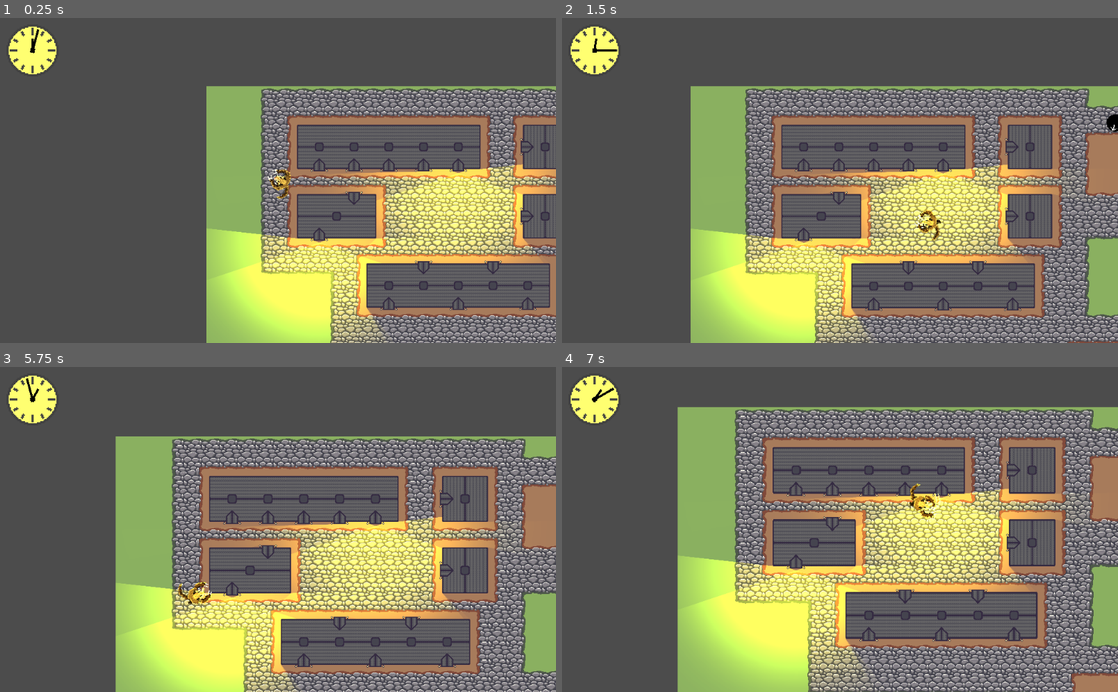
Above: before the commit, frames 1-4 (two rows, left to right).
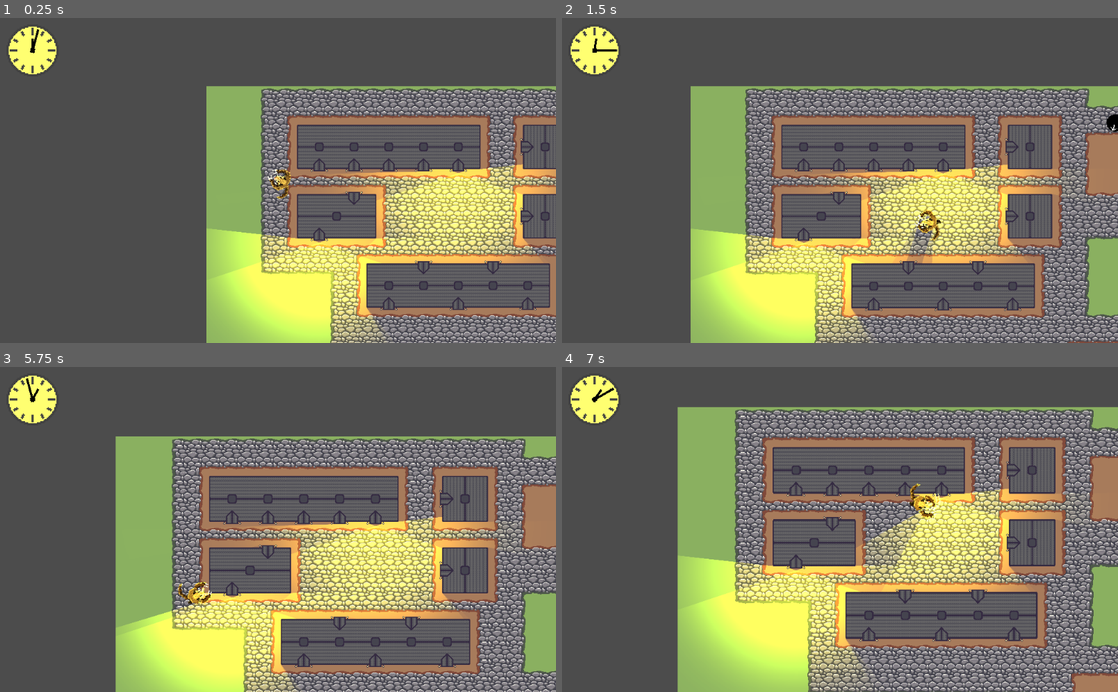
Above: after the commit, the same moments.

Repository: marc-hugh-tom/game-off-2020
Game: Godot game, scene res://nodes/PlayState.tscn
Two runs of this game, one before a commit and one after it. Both use one fixed random seed, a clock stepped at 60 frames per second and the inputs below.
Inputs (mouse positions are in pixels of both pictures, inside the frame that each line leads up to):
- Up to frame 1 (0.25 s): no input
- Up to frame 2 (1.5 s): move the mouse to (962, 164) at 0.52 s; press the mouse at (962, 164) at 0.53 s; hold D (right) 0.53-1.28 s; move the mouse to (728, 196) at 1.27 s; release the mouse at (728, 196) at 1.28 s; hold S (down) from 1.28 s (still down); right-click (728, 196) at 1.35 s
- Up to frame 3 (5.75 s): move the mouse to (333, 458) at 2.02 s; release S (down) at 2.03 s; press the mouse at (333, 458) at 2.03 s; hold D (right) 2.03-2.78 s; move the mouse to (250, 594) at 2.77 s; release the mouse at (250, 594) at 2.78 s; hold W (up) 2.78-3.53 s; right-click (250, 594) at 2.85 s; move the mouse to (444, 578) at 3.52 s; press the mouse at (444, 578) at 3.53 s; hold A (left) 3.53-5.03 s; move the mouse to (111, 480) at 4.27 s; release the mouse at (111, 480) at 4.28 s; right-click (111, 480) at 4.35 s; move the mouse to (305, 529) at 5.02 s; press the mouse at (305, 529) at 5.03 s; hold S (down) from 5.03 s (still down)
- Up to frame 4 (7 s): move the mouse to (756, 448) at 5.77 s; release S (down) at 5.78 s; release the mouse at (756, 448) at 5.78 s; hold D (right) 5.78-6.53 s; right-click (756, 448) at 5.85 s; move the mouse to (962, 513) at 6.52 s; press the mouse at (962, 513) at 6.53 s; hold W (up) from 6.53 s (still down)

The runs differ from the first frame. In frame 2, 0.4% of the frame differs, in the area x 60-67%, y 60-76%; in frame 3, 1.2%; in frame 4, 2.4%, in the area x 46-66%, y 39-68%.

Commit message:
fix occluder on werewolf

Diff:
--- a/nodes/Werewolf.tscn
+++ b/nodes/Werewolf.tscn
@@ -46,7 +46,7 @@
 } ]
 
 [sub_resource type="OccluderPolygon2D" id=2]
-polygon = PoolVector2Array( -16, -16, -20, -6, -20, 4, -12, 8, 12, 8, 20, 4, 20, -6, 16, -16, 12, -16, 12, -6, 0, -4, -12, -6, -12, -16 )
+polygon = PoolVector2Array( -11.1547, -0.836151, -11.7846, 7.9833, -4.54008, 14.9129, 2.07451, 14.7554, 11.8389, 11.1331, 15.6187, 1.5262, 10.579, -0.836151, 8.68909, -4.14344, 7.27168, -10.9155, -2.65019, -10.758, -6.27247, -6.03333, -9.10729, -6.03333 )
 
 [sub_resource type="SpriteFrames" id=3]
 animations = [ {
@@ -84,7 +84,6 @@
 playing = true
 
 [node name="LightOccluder2D" type="LightOccluder2D" parent="."]
-visible = false
 occluder = SubResource( 2 )
 
 [node name="Body" type="AnimatedSprite" parent="."]
@@ -98,7 +97,6 @@
 playing = true
 
 [node name="Camera2D" type="Camera2D" parent="."]
-visible = false
 current = true
 drag_margin_h_enabled = true
 drag_margin_v_enabled = true
